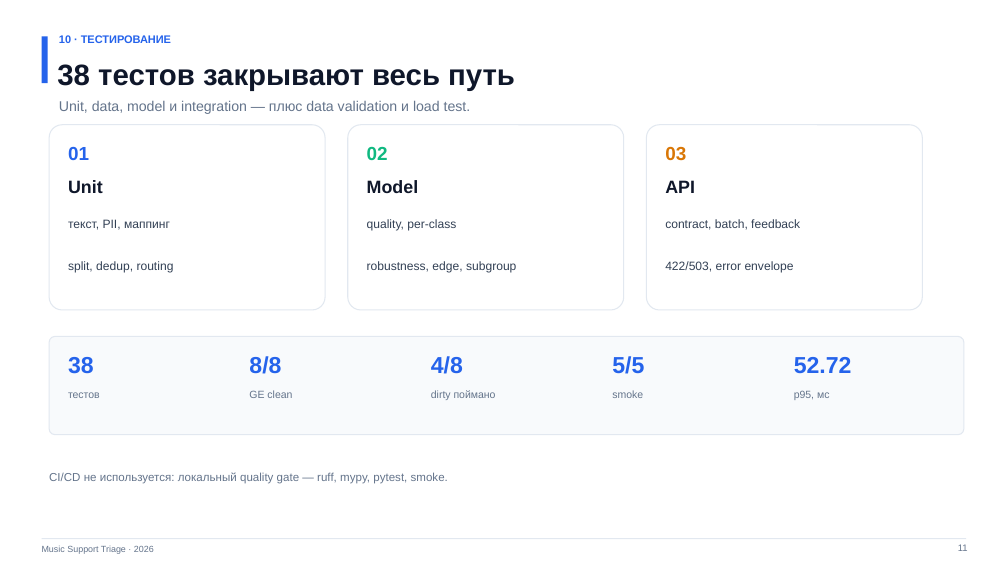
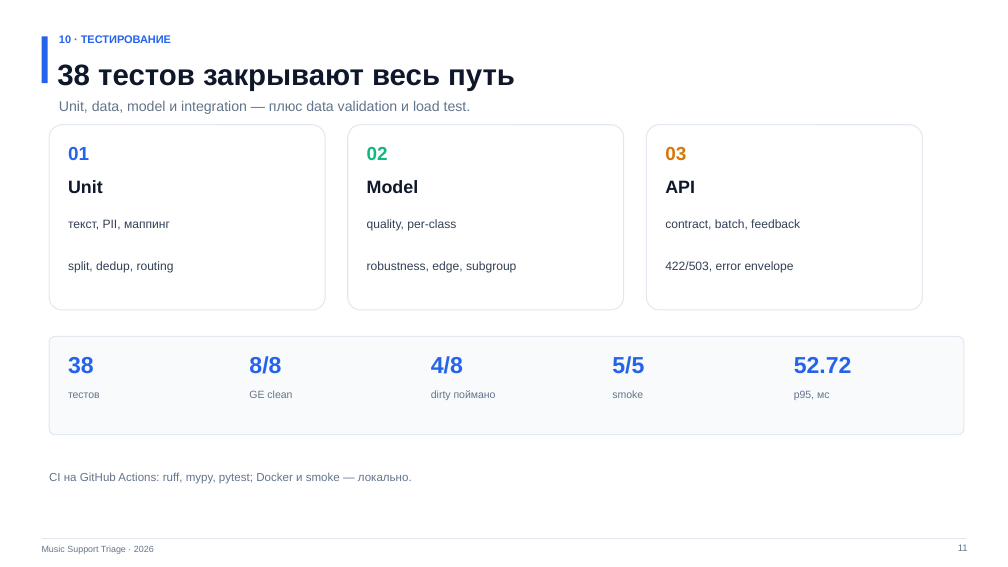
Before and after one commit to NexPG/final-project-IAIiD, a slide deck: slide 11 of docs/07_report/presentation.pptx. Drawn at 1008x567 pixels with LibreOffice and Linux fonts; fonts in the diff are those of the drawing. Boxes give left, top, right and bottom in pixels: in the first picture for what was removed or moved away, otherwise in the second. Text is boxed around its words. In the diff, an @@ line names an element or a change of style, - is before the commit and + after.

Commit message:
ci: add GitHub Actions quality gate

```diff
--- a/docs/07_report/presentation.pptx
+++ b/docs/07_report/presentation.pptx
@@ text at (x1=49, y1=472, x2=412, y2=484): text changed @@
-CI/CD не используется: локальный quality gate — ruff, mypy, pytest, smoke.
+CI на GitHub Actions: ruff, mypy, pytest; Docker и smoke — локально.
```
Also in this commit, not shown: 17 other files.
